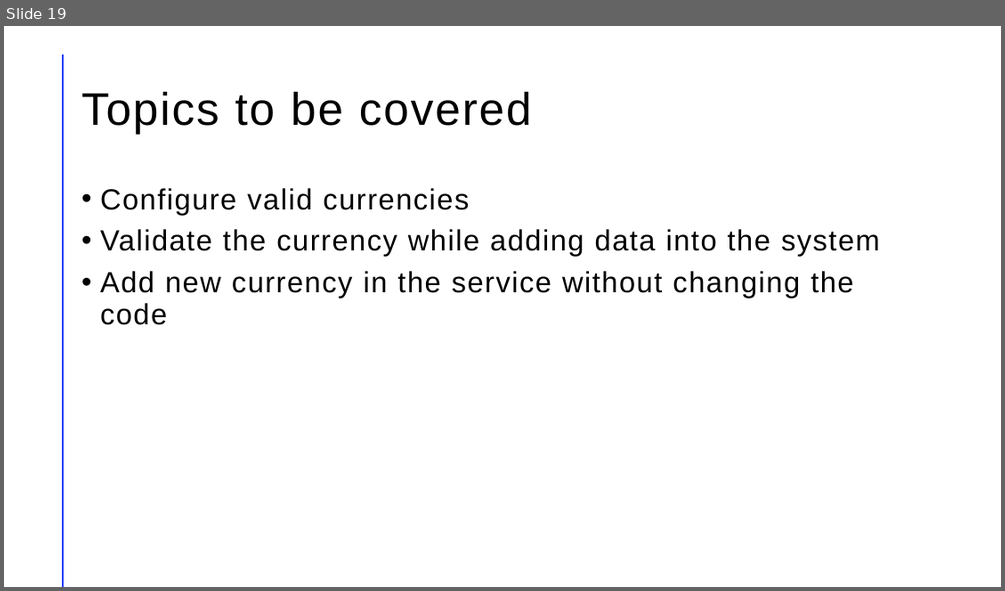
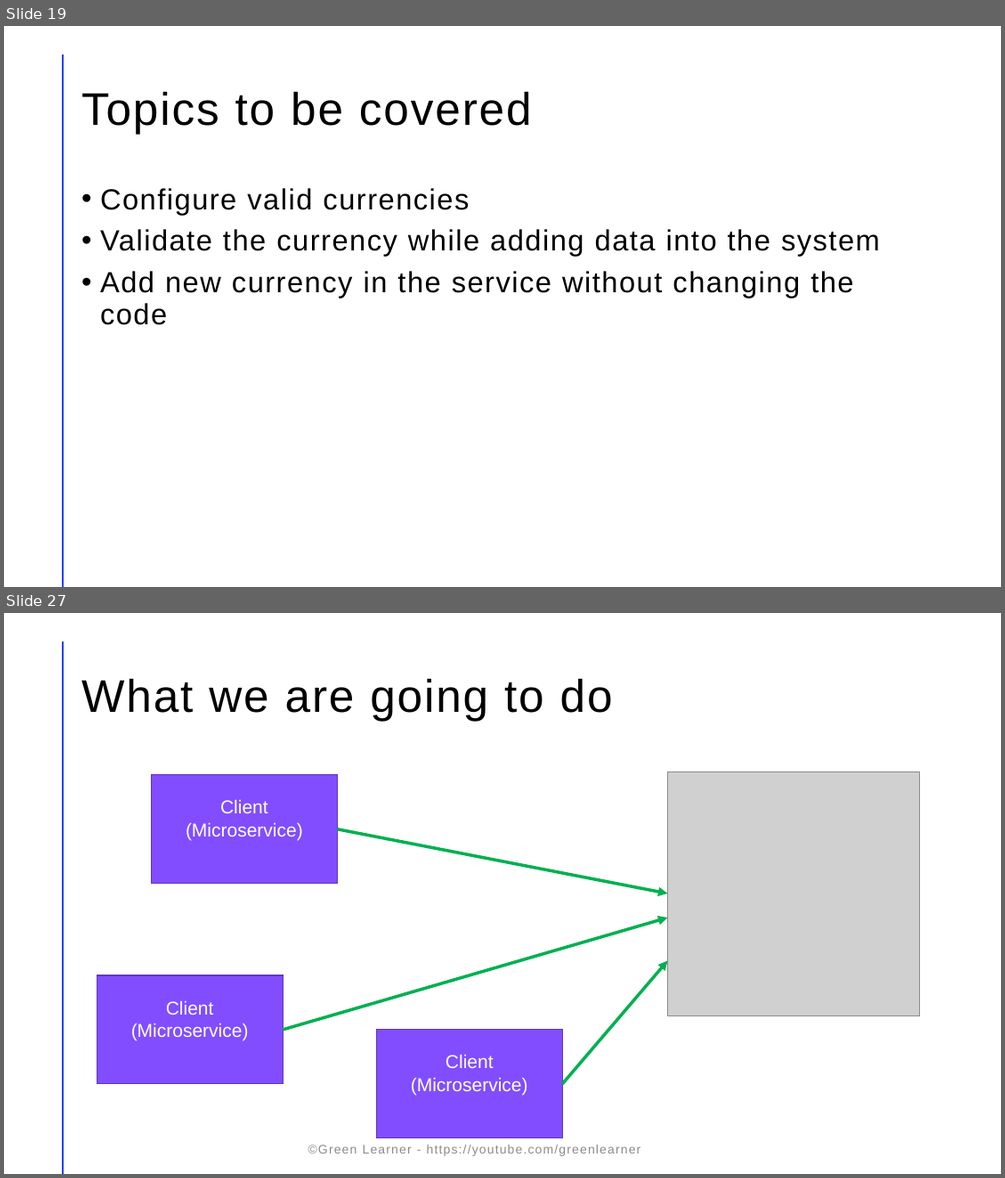
Before and after one commit to codefarm0/microservices-projects-store, a slide deck: Online-Shopping-Portal/microservices-demo.pptx. Shown one above the other, each under a label of ours: slide 19 before the commit, slides 19 and 27 after it; the slides between them are not shown. The pictures are 1005x591 and 1005x1178 pixels, drawn with LibreOffice and Linux fonts; fonts in the diff are those of the drawing; grey boxes stand for pictures. Boxes give left, top, right and bottom in pixels: in the first picture for what was removed or moved away, otherwise in the second. Text is boxed around its words. In the diff, an @@ line names an element or a change of style, - is before the commit and + after.

```diff
--- a/Online-Shopping-Portal/microservices-demo.pptx
+++ b/Online-Shopping-Portal/microservices-demo.pptx
@@ slide 27 added at (4, 613, 1001, 1174), background #FFFFFF; not listed: 1 template element that a slide beside it also shows @@
@@ title added at (81, 678, 613, 721), 44 pt, text #000000 @@
+What we are going to do
@@ picture added at (668, 771, 920, 1015) @@
@@ rectangle added at (152, 775, 338, 884), fill #814DFF, outline #5F39BD 1 pt, 18 pt, text #FFFFFF @@
+Client
+(Microservice)
@@ arrow added from (338, 829) to (668, 893), #00B050 3 pt @@
@@ arrow added from (283, 1030) to (668, 917), #00B050 3 pt @@
@@ rectangle added at (97, 976, 283, 1084), fill #814DFF, outline #5F39BD 1 pt, 18 pt, text #FFFFFF @@
+Client
+(Microservice)
@@ arrow added from (563, 1083) to (668, 961), #00B050 3 pt @@
@@ rectangle added at (376, 1030, 563, 1138), fill #814DFF, outline #5F39BD 1 pt, 18 pt, text #FFFFFF @@
+Client
+(Microservice)
@@ text added at (308, 1144, 641, 1156), 12 pt, text #8C8C8C @@
+©Green Learner - https://youtube.com/greenlearner
```
Also in this commit, not shown: 7 slides changed, 3 other slides added, 1 slide removed, 3 other files.
